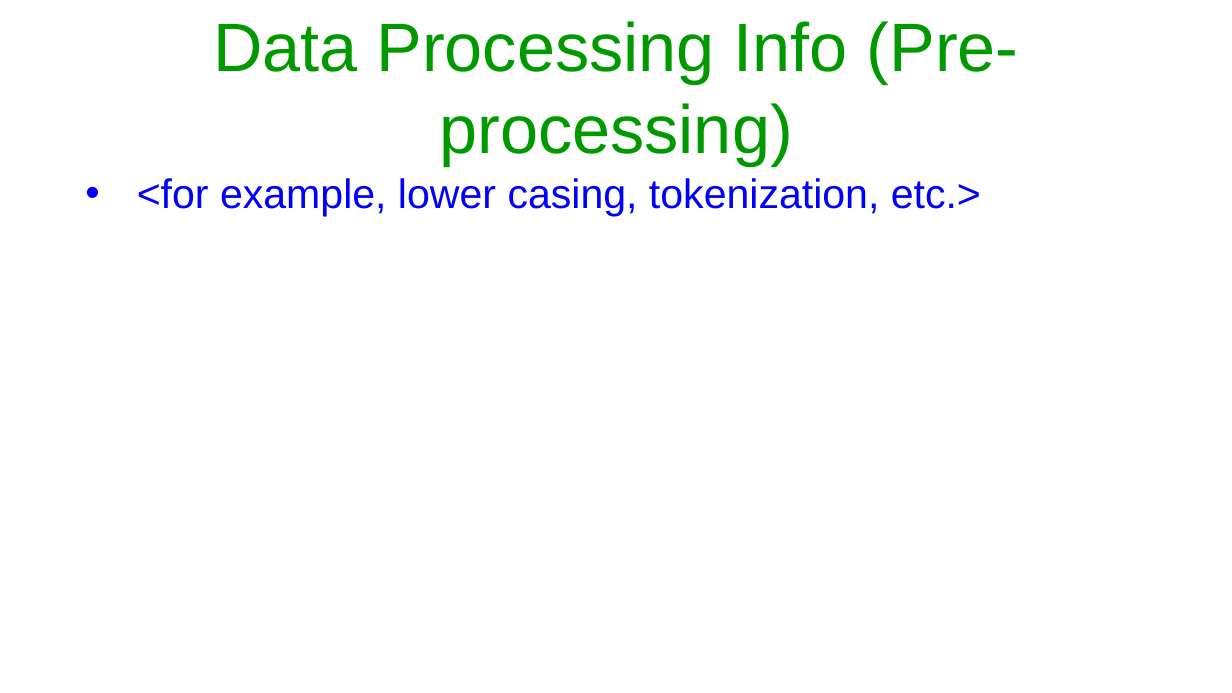
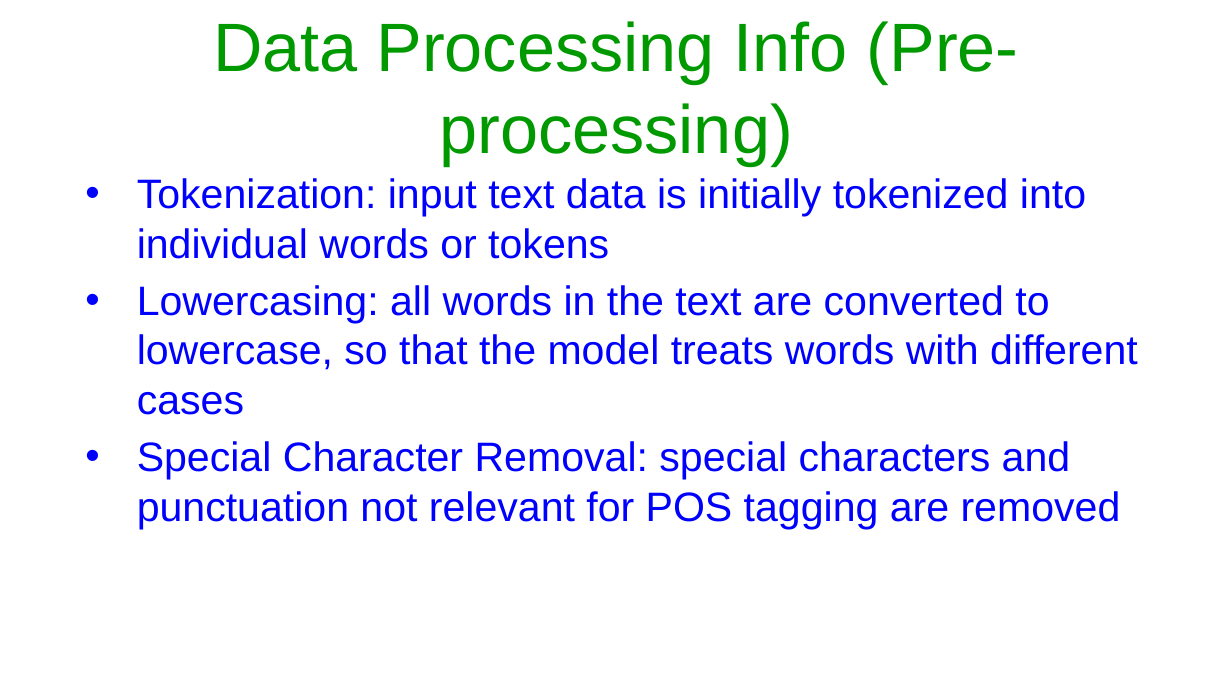
Before and after one commit to Arshim28/POS-Tagger, a slide deck: slide 7 of Assignment 2-PoS tagging.pptx. Drawn at 1232x693 pixels with LibreOffice and Linux fonts; fonts in the diff are those of the drawing. Boxes give left, top, right and bottom in pixels: in the first picture for what was removed or moved away, otherwise in the second. Text is boxed around its words. In the diff, an @@ line names an element or a change of style, - is before the commit and + after.

```diff
--- a/Assignment 2-PoS tagging.pptx
+++ b/Assignment 2-PoS tagging.pptx
@@ text at bbox=[137, 178, 1138, 529]: text changed @@
-• <for example, lower casing, tokenization, etc.>
+• Tokenization: input text data is initially tokenized into individual words or tokens
+• Lowercasing: all words in the text are converted to lowercase, so that the model treats words with different cases
+• Special Character Removal: special characters and punctuation not relevant for POS tagging are removed
```
Also in this commit, not shown: 3 other slides changed, 2 slides added, 2 slides removed, 1 other file.
